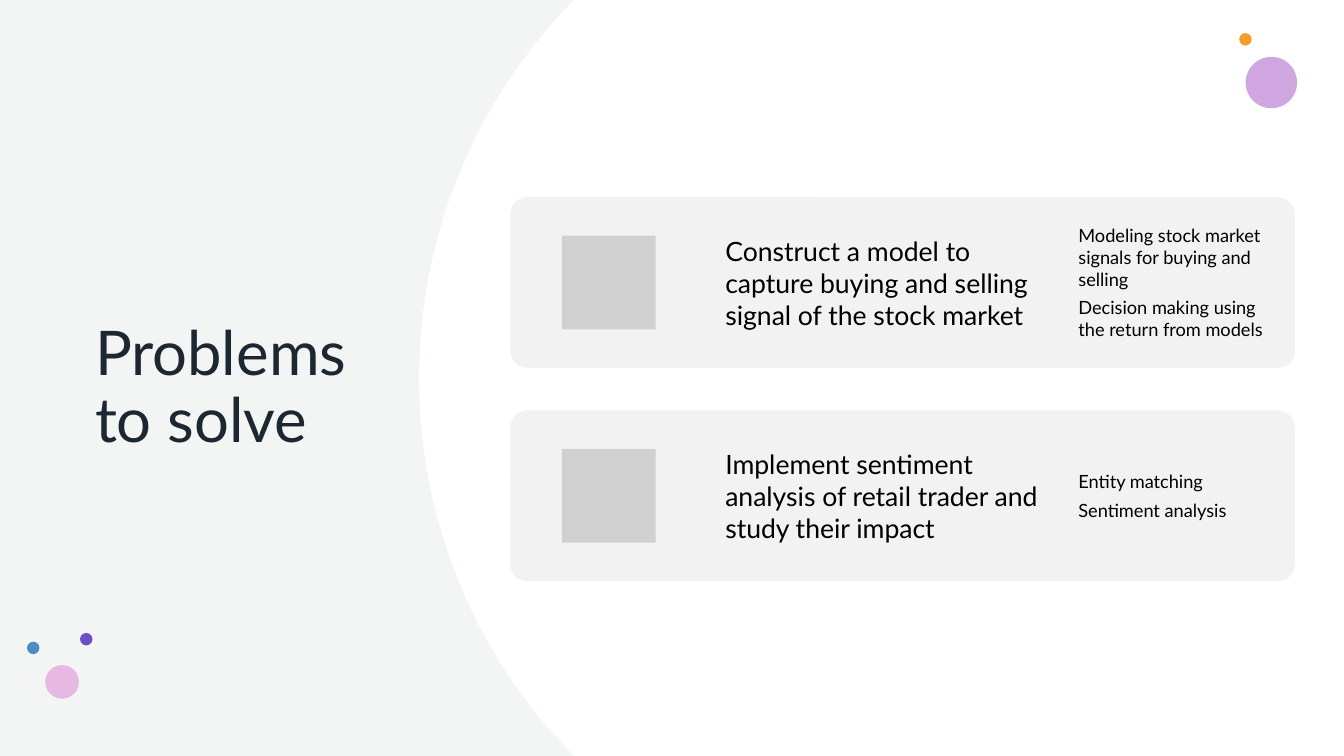
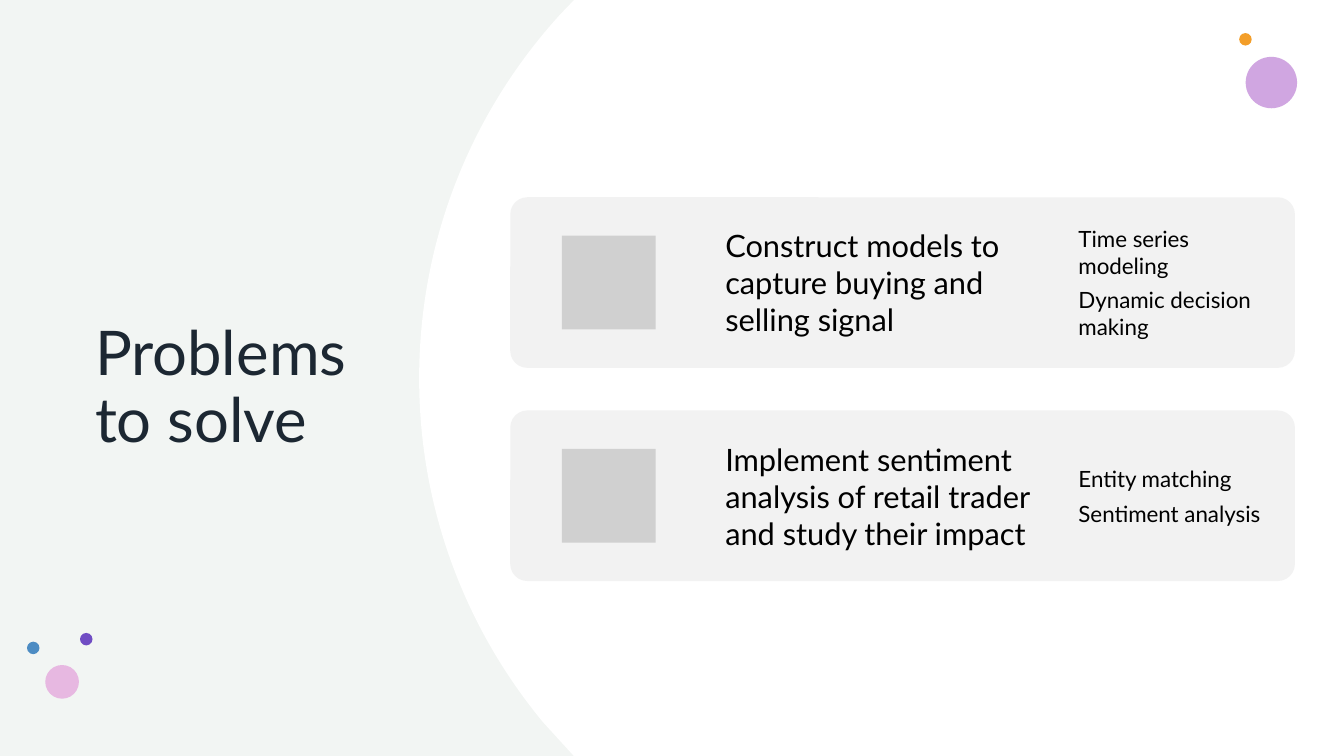
Before and after one commit to howie-zeng/Analyzing-Retail-Sentiment-and-Detecting-Trading-Signals, a slide deck: slide 4 of Presentation.pptx. Drawn at 1344x756 pixels with LibreOffice and Linux fonts; fonts in the diff are those of the drawing; grey boxes stand for pictures. Boxes give left, top, right and bottom in pixels: in the first picture for what was removed or moved away, otherwise in the second. Text is boxed around its words. In the diff, an @@ line names an element or a change of style, - is before the commit and + after.

```diff
--- a/Presentation.pptx
+++ b/Presentation.pptx
@@ text at [725, 234, 999, 337]: text changed; size 19 to 22 pt @@
-Construct a model to capture buying and selling signal of the stock market
+Construct models to capture buying and selling signal
@@ text at [1078, 230, 1250, 339]: text changed; size 13 to 16 pt @@
-Modeling stock market signals for buying and selling
-Decision making using the return from models
+Time series modeling
+Dynamic decision making
@@ text "Implement sentiment analysis of retail ..." at [725, 448, 1030, 551]: size 19 to 22 pt; more space between paragraphs @@
@@ text "Entity matching" at [1078, 470, 1260, 526]: size 13 to 16 pt; more space between paragraphs @@
```
Also in this commit, not shown: 3 other slides changed.
